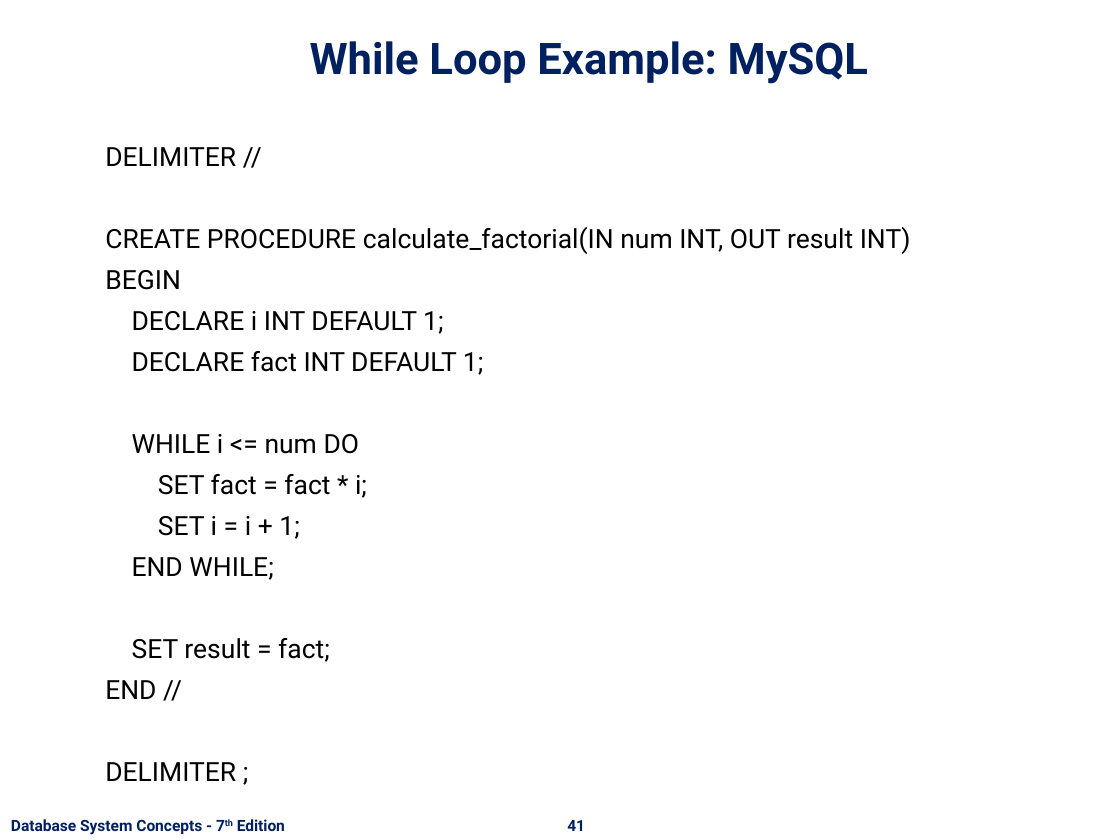
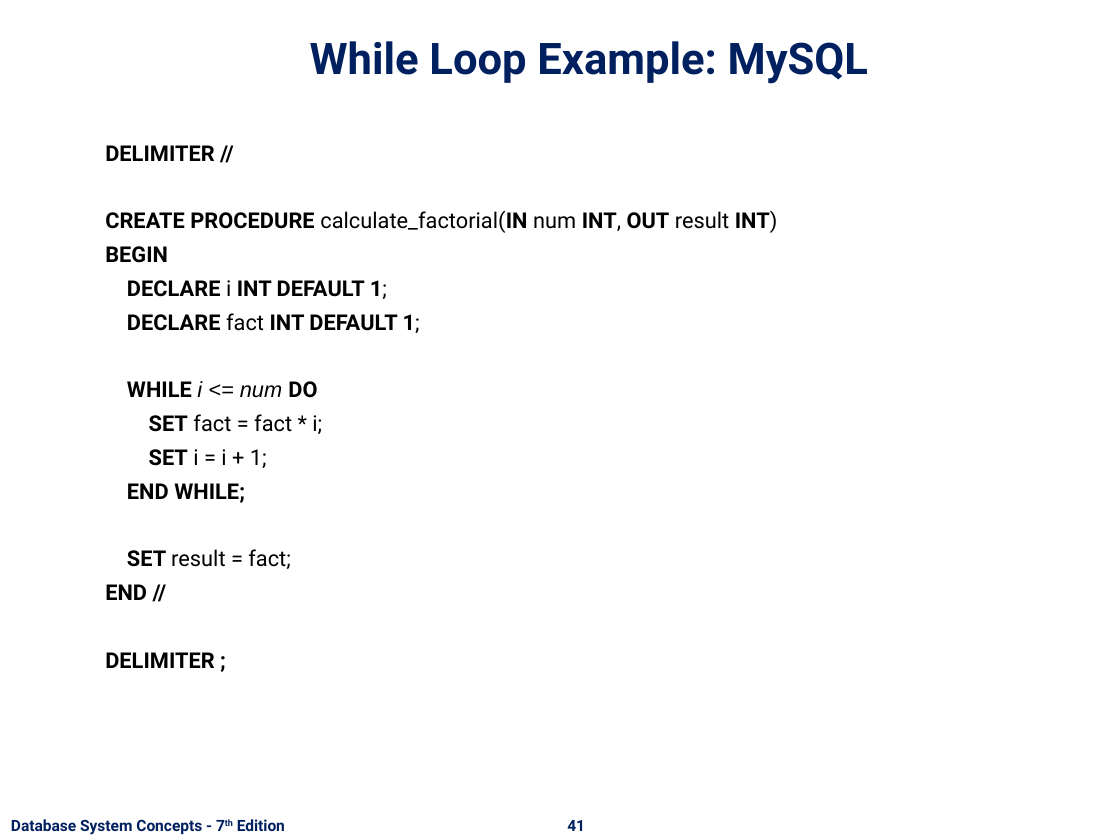
Before and after one commit to nashurgessa/DB-practices, a slide deck: slide 41 of Slides/L18-24 Advanced SQL.pptx. Drawn at 1120x840 pixels with LibreOffice and Linux fonts; fonts in the diff are those of the drawing; background and template pictures are left out. Boxes give left, top, right and bottom in pixels: in the first picture for what was removed or moved away, otherwise in the second. Text is boxed around its words. In the diff, an @@ line names an element or a change of style, - is before the commit and + after.

```diff
--- a/Slides/L18-24 Advanced SQL.pptx
+++ b/Slides/L18-24 Advanced SQL.pptx
@@ text "DELIMITER //" at [105, 145, 778, 668]: size 17 to 14 pt; bold on in "DELIMITER //", "CREATE PROCEDURE calculate_factorial(IN INT, OUT INT)", "BEGIN", "DECLARE INT DEFAULT 1;" and 8 more places; font Roboto to Arial, italic on in "i <= num"; less space between paragraphs @@
```
Also in this commit, not shown: 12 other slides changed, 2 slides added, 3 other files.
